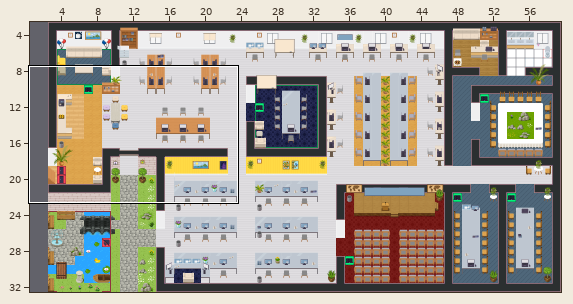
Two versions of a level (Tiled map (JSON), GAD-office.tmj). The picture above shows the old version from afar; the outline marks the close-up.
Close-up. Earlier state:
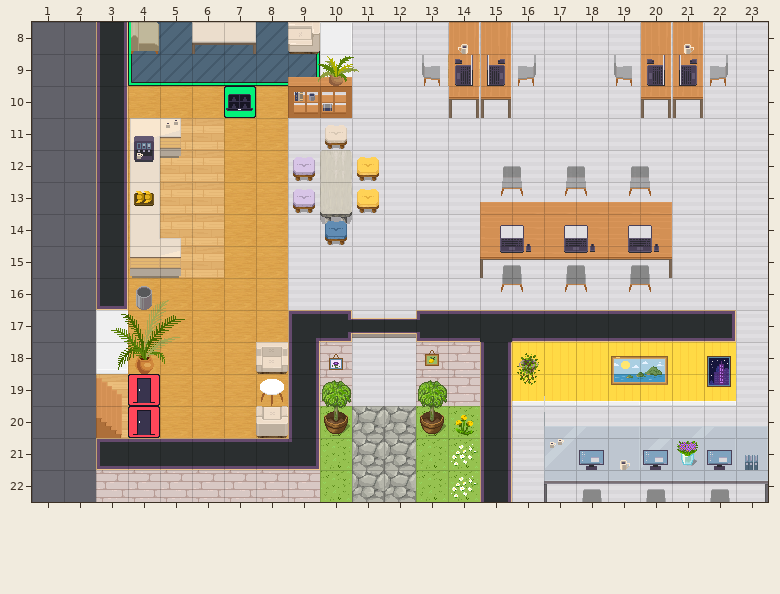
Cells are 32x32 px. Shown: x 1..23, y 8..22. The commit also changed other parts of the map, which this record leaves out.
Once edited:
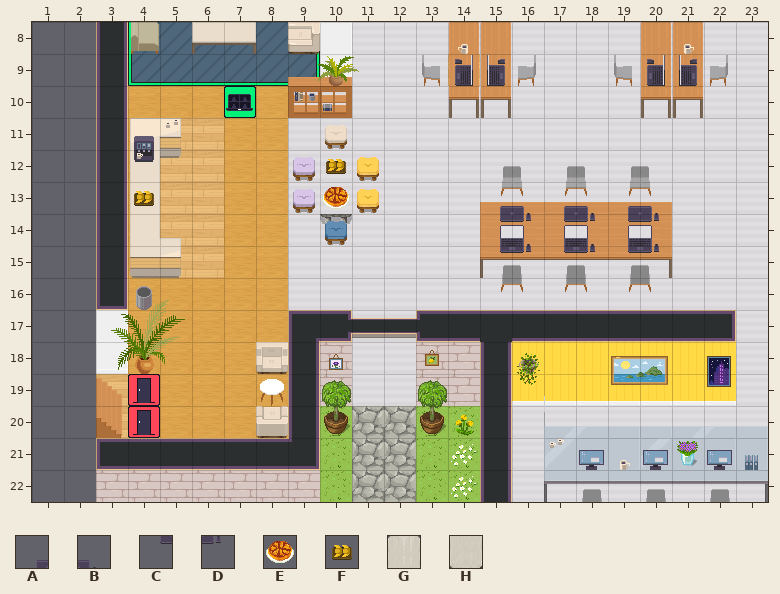
Key: from "WA_Miscellaneous": A 4, B 5, C 14, D 15, E 103, F 104; from "WA_Seats": G 149, H 162.
_ is an empty cell, . an unchanged one.
Changes in this commit:
--- layer "furniture/furniture1"
@@ x 10..10 @@
-12 G
-13 H
+12 F
+13 E
--- layer "above/above2"
@@ x 15..20 @@
-13 ______
-14 ______
+13 ABABAB
+14 CDCDCD
Pixel boxes of the changes (left, top, right, bottom) in both close-ups:
changed: (320, 150, 352, 214)
added: (500, 206, 659, 222)
